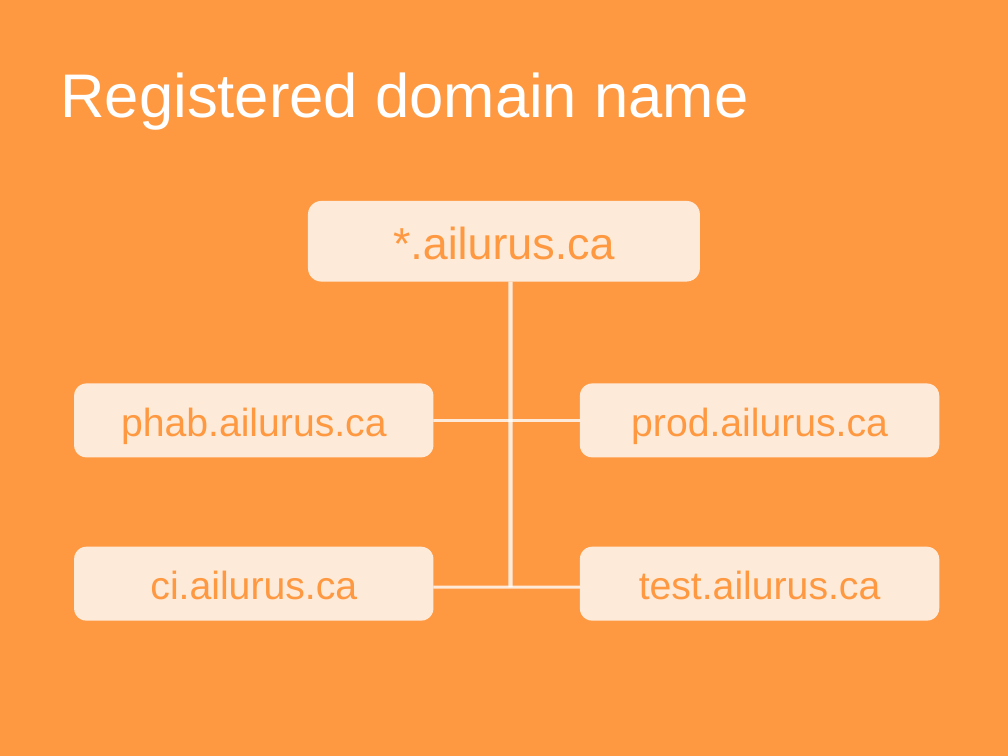
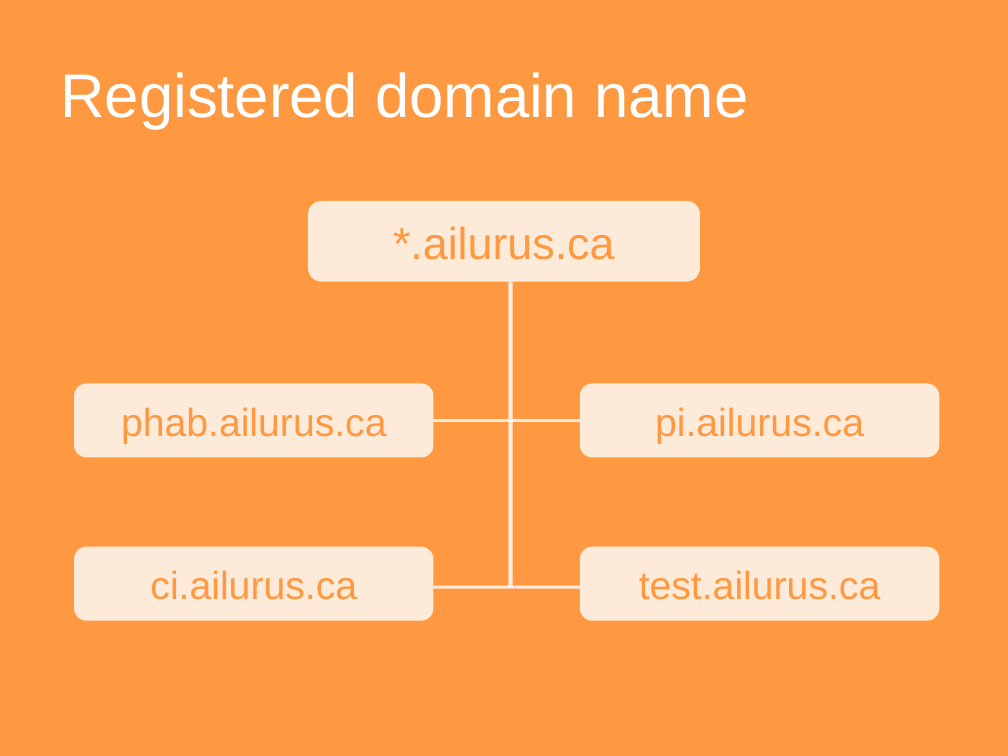
Before and after one commit to ailurus-server/ailurus-device, a slide deck: slide 7 of documents/final_demo.pptx (slide 8 before the commit). Drawn at 1008x756 pixels with LibreOffice and Linux fonts; fonts in the diff are those of the drawing. Boxes give left, top, right and bottom in pixels: in the first picture for what was removed or moved away, otherwise in the second. Text is boxed around its words. In the diff, an @@ line names an element or a change of style, - is before the commit and + after.

```diff
--- a/documents/final_demo.pptx
+++ b/documents/final_demo.pptx
@@ text in rounded rectangle at bbox=[655, 407, 864, 444]: text changed @@
-prod.ailurus.ca
+pi.ailurus.ca
```
Also in this commit, not shown: 4 other slides changed, 2 slides added.
